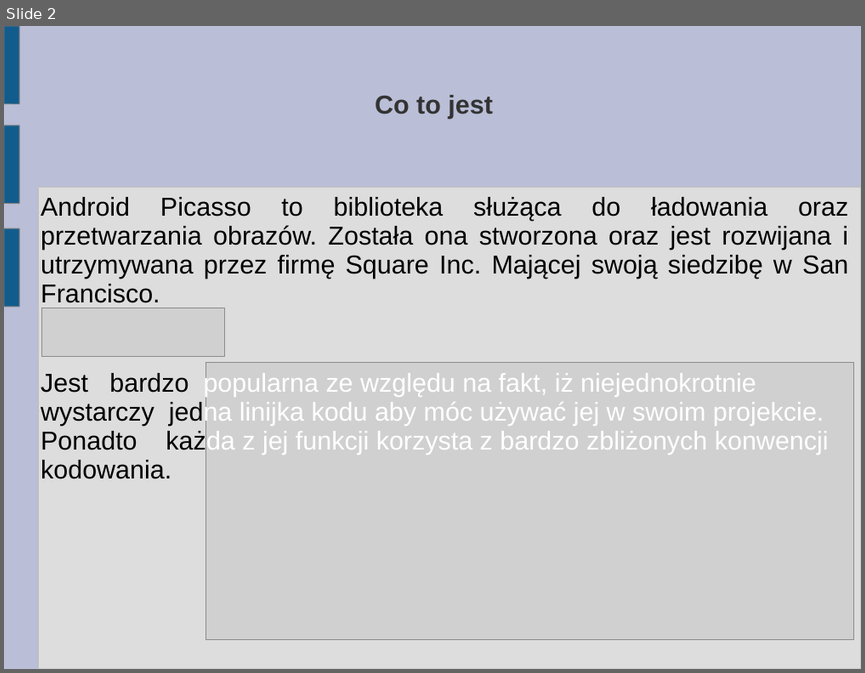
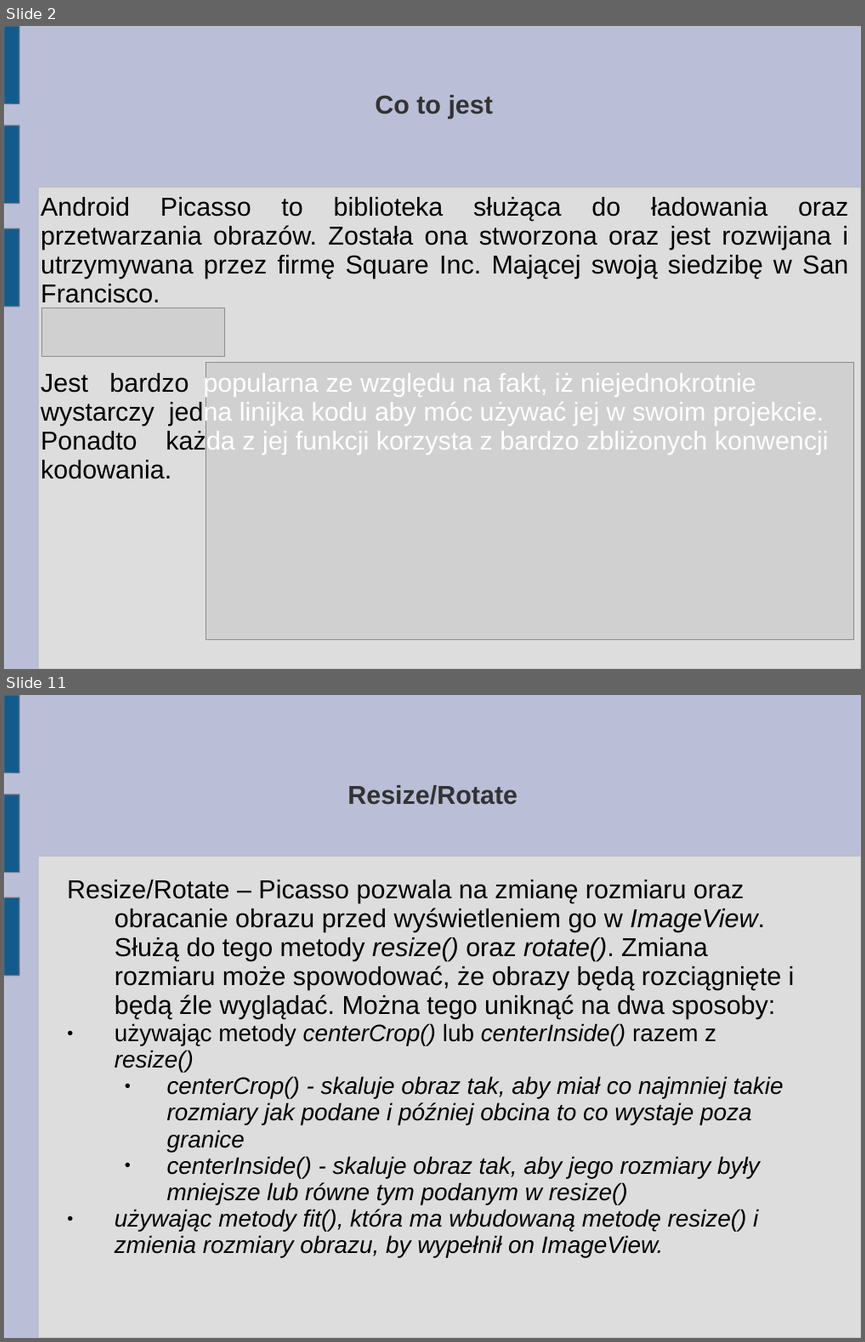
Before and after one commit to karolbisztyga/studies, a slide deck: android/picassopresentation/prezentacja.ppt. Shown one above the other, each under a label of ours: slide 2 before the commit, slides 2 and 11 after it; the slides between them are not shown. The pictures are 865x673 and 865x1342 pixels, drawn with LibreOffice and Linux fonts; fonts in the diff are those of the drawing; grey boxes stand for pictures. Boxes give left, top, right and bottom in pixels: in the first picture for what was removed or moved away, otherwise in the second. Text is boxed around its words. In the diff, an @@ line names an element or a change of style, - is before the commit and + after.

```diff
--- a/android/picassopresentation/prezentacja.ppt
+++ b/android/picassopresentation/prezentacja.ppt
@@ slide 11 added at (x1=4, y1=695, x2=861, y2=1338), background #BABED6; not listed: 4 template elements that a slide beside it also shows @@
@@ title added at (x1=347, y1=785, x2=517, y2=805), 24 pt, text #333333, bold @@
+Resize/Rotate
@@ text added at (x1=67, y1=879, x2=794, y2=1257), 22 pt, text #000000, italic @@
+Resize/Rotate – Picasso pozwala na zmianę rozmiaru oraz obracanie obrazu przed wyświetleniem go w ImageView. Służą do tego metody resize() oraz rotate(). Zmiana rozmiaru może spowodować, że obrazy będą rozciągnięte i będą źle wyglądać. Można tego uniknąć na dwa sposoby:
+● używając metody centerCrop() lub centerInside() razem z resize()
+  ● centerCrop() - skaluje obraz tak, aby miał co najmniej takie rozmiary jak podane i później obcina to co wystaje poza granice
+  ● centerInside() - skaluje obraz tak, aby jego rozmiary były mniejsze lub równe tym podanym w resize()
+● używając metody fit(), która ma wbudowaną metodę resize() i zmienia rozmiary obrazu, by wypełnił on ImageView.
```
Also in this commit, not shown: 12 other slides added, 1 slide removed, 2 other files.
